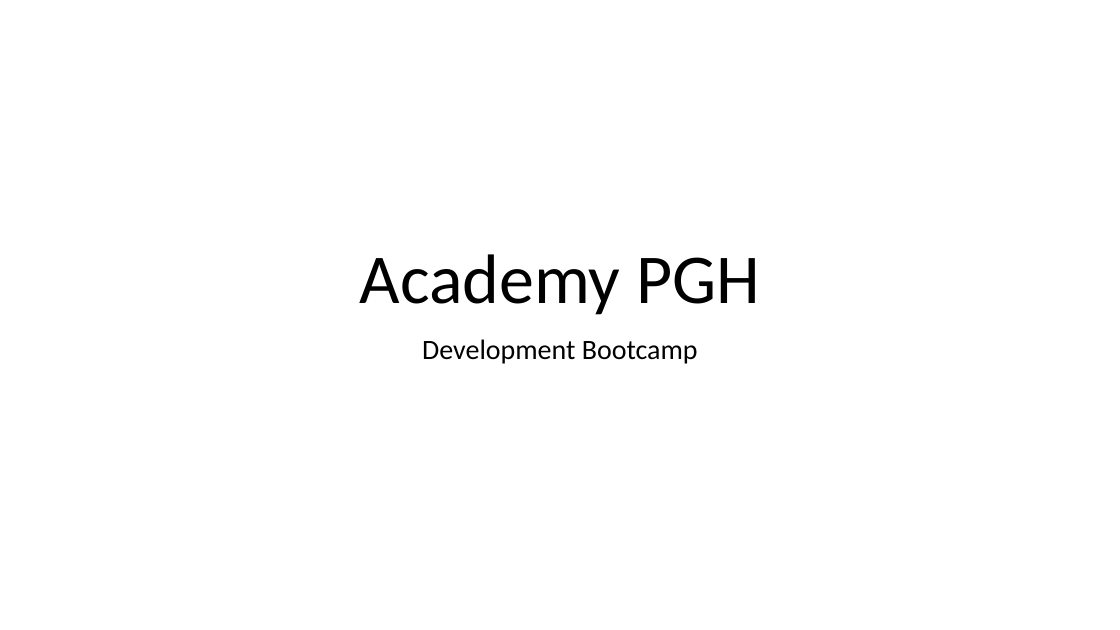
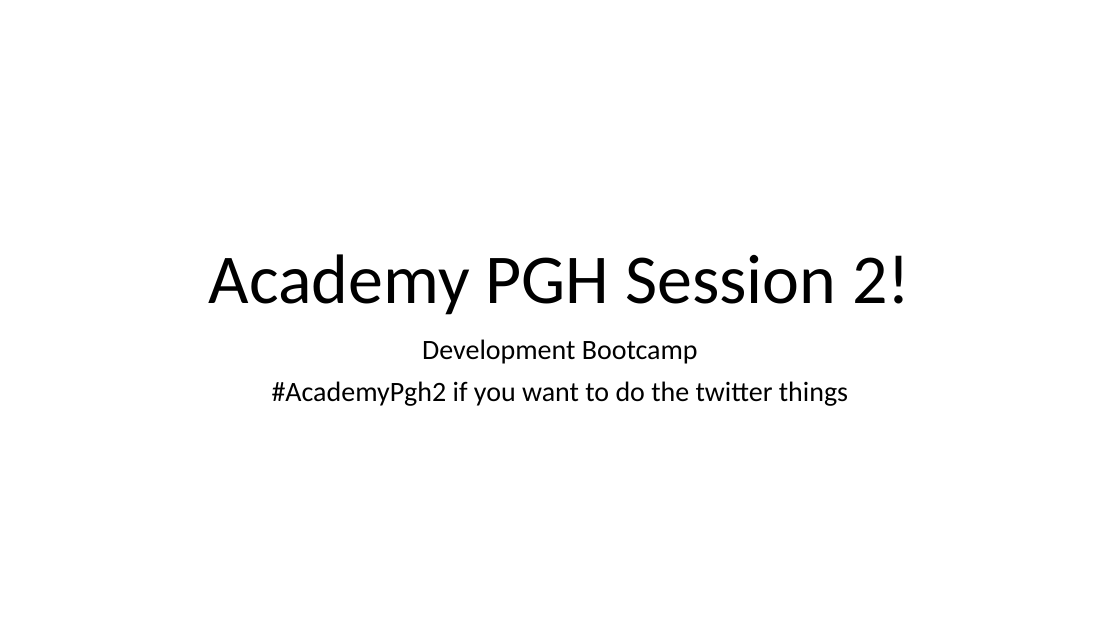
Before and after one commit to uugengiven/academypgh, a slide deck: slide 1 of Code/Slides/Academy PGH 1.1.pptx. Drawn at 1120x630 pixels with LibreOffice and Linux fonts; fonts in the diff are those of the drawing. Boxes give left, top, right and bottom in pixels: in the first picture for what was removed or moved away, otherwise in the second. Text is boxed around its words. In the diff, an @@ line names an element or a change of style, - is before the commit and + after.

```diff
--- a/Code/Slides/Academy PGH 1.1.pptx
+++ b/Code/Slides/Academy PGH 1.1.pptx
@@ title at <box>209,254,910,315</box>: text changed @@
-Academy PGH
+Academy PGH Session 2!
@@ subtitle at <box>272,381,848,406</box>: paragraph added @@
+#AcademyPgh2 if you want to do the twitter things
```
Also in this commit, not shown: 2 other slides changed, 7 slides added.
